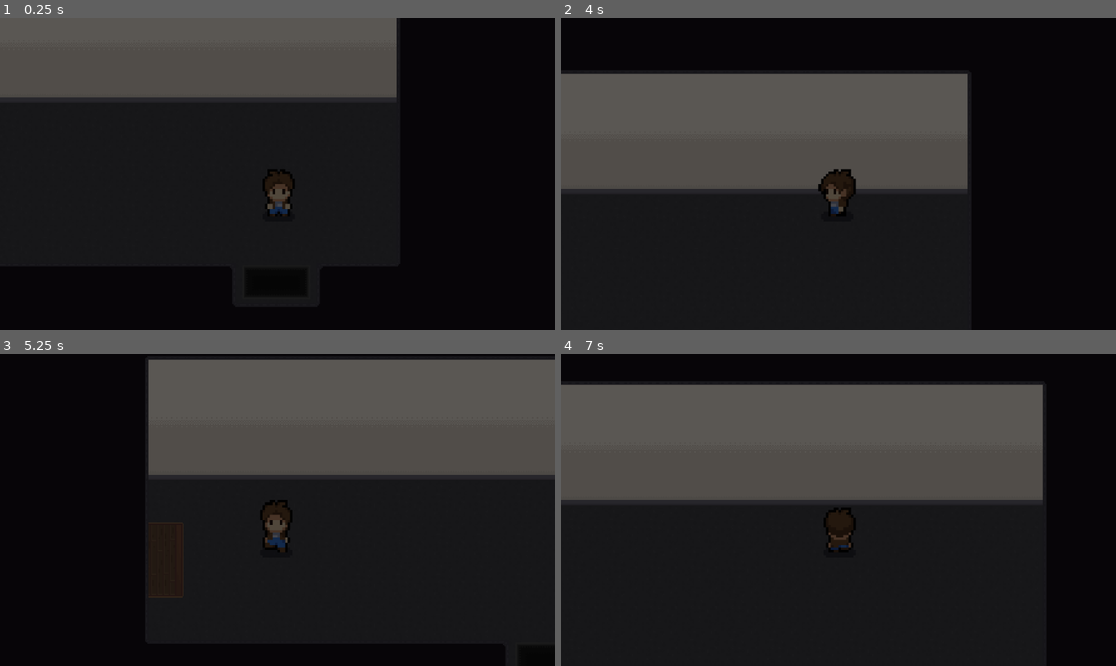
Above: before the commit, frames 1-4 (two rows, left to right).
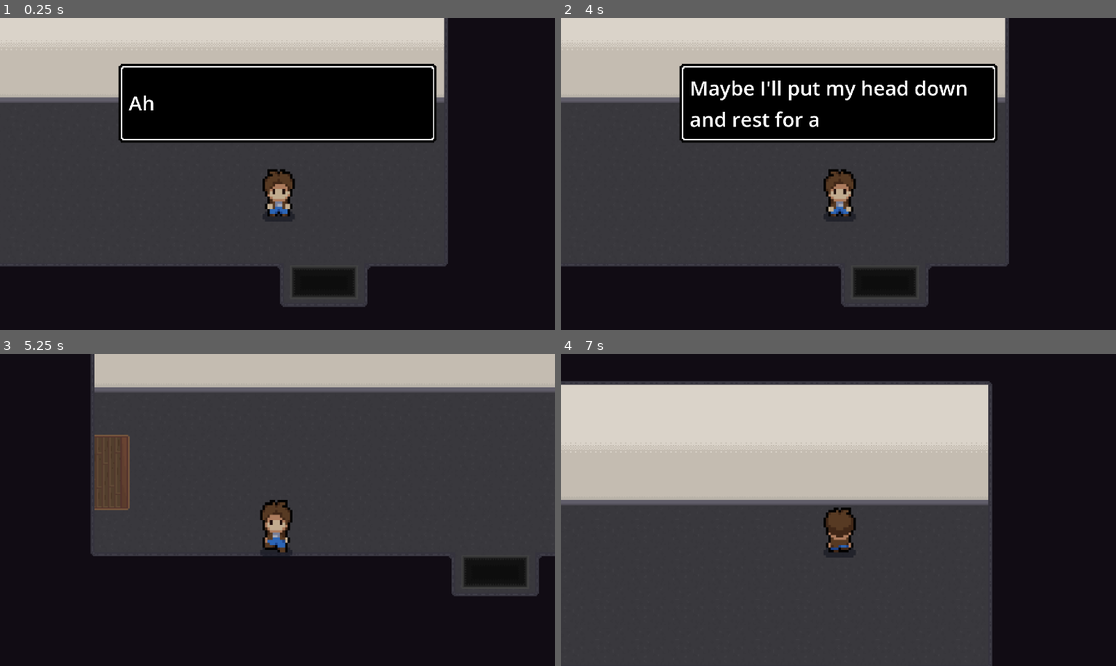
Above: after the commit, the same moments.

Repository: gogilbert/Clocking-out
Game: Godot game, scene res://scenes/break_room.tscn
Two runs of this game, one before a commit and one after it. Both use one fixed random seed, a clock stepped at 60 frames per second and the inputs below.
Inputs:
- Up to frame 1 (0.25 s): no input
- Up to frame 2 (4 s): tap Enter (advance_dialog, bound only after the commit) at 0.5, 0.8, 1.35, 2.3, 2.85, 3.8 s; hold Right (ui_right) 0.53-1.28 s; hold E (interact) 0.53-1.28 s; hold Down (ui_down) 1.28-2.03 s; tap E (interact) at 1.55, 3.05 s; hold Right (ui_right) 2.03-2.78 s; hold E (interact) 2.03-2.78 s; hold Up (ui_up) 2.78-3.53 s; hold Left (ui_left) from 3.53 s (still down); hold E (interact) from 3.53 s (still down)
- Up to frame 3 (5.25 s): release E (interact) at 4.28 s; tap Enter (advance_dialog, bound only after the commit) at 4.35 s; tap E (interact) at 4.55 s; release Left (ui_left) at 5.03 s; hold Down (ui_down) from 5.03 s (still down); hold E (interact) from 5.03 s (still down)
- Up to frame 4 (7 s): tap Enter (advance_dialog, bound only after the commit) at 5.3, 5.85, 6.8 s; release Down (ui_down) at 5.78 s; release E (interact) at 5.78 s; hold Right (ui_right) 5.78-6.53 s; tap E (interact) at 6.05 s; hold Up (ui_up) from 6.53 s (still down); hold E (interact) from 6.53 s (still down)

The runs differ from the first frame. In frame 1, 62% of the frame differs, in the area x 0-81%, y 0-93%; in frame 2, 53%; in frame 3, 43%; in frame 4, 74%, in the area x 0-87%, y 8-100%.

Commit message:
Implemented a dialog system

Diff:
--- a/project.godot
+++ b/project.godot
@@ -20,6 +20,7 @@
 Globalscript="*res://scripts/globalscript.gd"
 InteractionManager="*res://Interaction/InteractionManager.tscn"
 AudioController="*res://scenes/audio_controller.tscn"
+DialogManager="*res://scripts/DialogManager.gd"
 
 [display]
 
@@ -73,6 +74,11 @@
 "events": [Object(InputEventKey,"resource_local_to_scene":false,"resource_name":"","device":-1,"window_id":0,"alt_press …(192 unchanged characters)…
 ]
 }
+advance_dialog={
+"deadzone": 0.5,
+"events": [Object(InputEventKey,"resource_local_to_scene":false,"resource_name":"","device":-1,"window_id":0,"alt_pressed":false,"shift_pressed":false,"ctrl_pressed":false,"meta_pressed":false,"pressed":false,"keycode":0,"physical_keycode":4194309,"key_label":0,"unicode":0,"location":0,"echo":false,"script":null)
+]
+}
 
 [rendering]
 
--- /dev/null
+++ b/scenes/TextBox.tscn
@@ -0,0 +1,35 @@
+[gd_scene load_steps=3 format=3 uid="uid://dpkmx8two38q5"]
+
+[ext_resource type="Script" path="res://scripts/text_box.gd" id="1_o7f3u"]
+[ext_resource type="Texture2D" uid="uid://b77uhuemtcpsk" path="res://Sprites/Textbox.png" id="2_rwxp6"]
+
+[node name="TextBox" type="MarginContainer"]
+offset_right = 28.0
+offset_bottom = 28.0
+script = ExtResource("1_o7f3u")
+
+[node name="NinePatchRect" type="NinePatchRect" parent="."]
+layout_mode = 2
+texture = ExtResource("2_rwxp6")
+region_rect = Rect2(0, 0, 32, 32)
+patch_margin_left = 8
+patch_margin_top = 8
+patch_margin_right = 8
+patch_margin_bottom = 8
+
+[node name="MarginContainer" type="MarginContainer" parent="."]
+layout_mode = 2
+theme_override_constants/margin_left = 9
+theme_override_constants/margin_top = 9
+theme_override_constants/margin_right = 9
+theme_override_constants/margin_bottom = 9
+
+[node name="Label" type="Label" parent="MarginContainer"]
+layout_mode = 2
+theme_override_colors/font_color = Color(1, 1, 1, 1)
+vertical_alignment = 1
+
+[node name="LetterDisplayTimer" type="Timer" parent="."]
+one_shot = true
+
+[connection signal="timeout" from="LetterDisplayTimer" to="." method="_on_letter_display_timer_timeout"]
--- a/scenes/break_room.tscn
+++ b/scenes/break_room.tscn
@@ -216,7 +216,7 @@
 
 [node name="Player" parent="." instance=ExtResource("3_naadj")]
 z_index = 1
-position = Vector2(321, 153)
+position = Vector2(282.92, 153)
 
 [node name="StairsInteract" parent="." instance=ExtResource("4_y5boa")]
 z_index = 15
@@ -227,6 +227,18 @@
 position = Vector2(-0.999985, -0.999985)
 scale = Vector2(5.505, 5.505)
 shape = SubResource("RectangleShape2D_b3w3x")
+disabled = true
+
+[node name="SleepInteract" parent="." instance=ExtResource("4_y5boa")]
+z_index = 15
+position = Vector2(31, 160)
+action_name = "sleep"
+
+[node name="CollisionShape2D" type="CollisionShape2D" parent="SleepInteract"]
+position = Vector2(-0.999985, -0.999985)
+scale = Vector2(5.505, 5.505)
+shape = SubResource("RectangleShape2D_b3w3x")
+disabled = true
 
 [node name="AudioStreamPlayer" type="AudioStreamPlayer" parent="."]
 stream = ExtResource("6_hvntm")
@@ -234,9 +246,9 @@
 
 [node name="DarkerTint" type="ColorRect" parent="."]
 z_index = 2
-offset_left = 1138.0
+offset_left = 681.0
 offset_top = 547.0
-offset_right = 1339.0
+offset_right = 882.0
 offset_bottom = 654.0
 scale = Vector2(-6.765, -6.765)
-color = Color(0, 0, 0, 0.588235)
+color = Color(0, 0, 0, 0)
--- a/scenes/storeFloor.tscn
+++ b/scenes/storeFloor.tscn
@@ -1,14 +1,14 @@
-[gd_scene load_steps=14 format=4 uid="uid://jbge7wnxm21x"]
+[gd_scene load_steps=20 format=4 uid="uid://jbge7wnxm21x"]
 
 [ext_resource type="Script" path="res://scripts/storeFloor.gd" id="1_ufkm3"]
 [ext_resource type="Texture2D" uid="uid://bnrm515w0qaed" path="res://Placeholder Sprites/placeholdertileset.png" id="2_87avc"]
 [ext_resource type="Texture2D" uid="uid://dtwct7pg1hopp" path="res://Sprites/Grocery_Store_Tile_Map.png" id="2_avudr"]
 [ext_resource type="PackedScene" uid="uid://w6cigjklhxi4" path="res://scenes/player.tscn" id="3_8qdux"]
 [ext_resource type="PackedScene" uid="uid://p7s6p7twu46w" path="res://Interaction/Interaction area/interaction_area.tscn" id="4_qcwaf"]
+[ext_resource type="Script" path="res://scripts/item_interact.gd" id="5_d2t3p"]
+[ext_resource type="PackedScene" uid="uid://csw2yiahr5usn" path="res://scenes/enemy.tscn" id="6_8soyc"]
+[ext_resource type="Script" path="res://scripts/enemy_pathing.gd" id="6_fwjxu"]
 [ext_resource type="AudioStream" uid="uid://bgneuk0liiwgq" path="res://sfx/ambient light buzz sfx - reverb.mp3" id="6_rtdwq"]
-[ext_resource type="PackedScene" uid="uid://csw2yiahr5usn" path="res://scenes/enemy.tscn" id="6_8soyc"]
-[ext_resource type="Script" path="res://scenes/enemy_pathing.gd" id="6_fwjxu"]
-[ext_resource type="Script" path="res://scripts/item_interact.gd" id="5_d2t3p"]
 [ext_resource type="Script" path="res://inventory/inventory_item.gd" id="6_u73kj"]
 [ext_resource type="Texture2D" uid="uid://bl6egyvbhkd4m" path="res://Placeholder Sprites/invicons/ramen.png" id="7_x0154"]
 
--- /dev/null
+++ b/scripts/DialogManager.gd
@@ -0,0 +1,49 @@
+extends Node
+
+@onready var text_box_scene = preload("res://scenes/TextBox.tscn")
+
+var dialog_lines: Array[String] = []
+var current_line_index = 0
+
+var text_box
+var text_box_position: Vector2
+
+var is_dialog_active = false
+var can_advance_line = false
+
+func start_dialog(position: Vector2, lines: Array[String]):
+	if is_dialog_active:
+		return
+
+	dialog_lines = lines
+	text_box_position = position
+	_show_text_box()
+
+	is_dialog_active = true
+
+func _show_text_box():
+	text_box = text_box_scene.instantiate()
+	text_box.finished_displaying.connect(_on_text_box_finished_displaying)
+	get_tree().root.add_child(text_box)
+	text_box.global_position = text_box_position
+	text_box.display_text(dialog_lines[current_line_index])
+	can_advance_line = false
+
+func _on_text_box_finished_displaying():
+	can_advance_line = true
+
+func _unhandled_input(event: InputEvent) -> void:
+	if (
+		event.is_action_pressed("advance_dialog") &&
+		is_dialog_active &&
+		can_advance_line
+	):
+		text_box.queue_free()
+
+		current_line_index += 1
+		if current_line_index >= dialog_lines.size():
+			is_dialog_active = false
+			current_line_index = 0
+			return
+
+		_show_text_box()
--- a/scripts/back_room.gd
+++ b/scripts/back_room.gd
@@ -25,6 +25,7 @@
 			$Player.position.x = 148
 			$Player.position.y = 75
 
+
 func _on_interact_doorL():
 	Globalscript.transition_scene = true
 	Globalscript.from_scene = "doorL"
--- a/scripts/break_room.gd
+++ b/scripts/break_room.gd
@@ -1,12 +1,28 @@
 extends Node2D
 
 @onready var stairs: InteractionArea = $StairsInteract
+@onready var SleepInteract: InteractionArea = $SleepInteract
+
+const introLines: Array[String] = [
+	"Ah, only 20 minutes till my bus arrives",
+	"Maybe I'll put my head down and rest for a bit"
+]
+
+const wakeUpLines: Array[String] = [
+	"Wait, what time is it!",
+	"11:30?!?! I gotta get home!"
+]
 
 func _process(delta):
+	if Globalscript.currentState == 0:
+		DialogManager.start_dialog($Player.position, introLines)
+		Globalscript.currentState = 1
+		$SleepInteract/CollisionShape2D.disabled = false
 	change_scene()
 
 func _ready():
 	stairs.interact = Callable(self, "_on_interact_stairs")
+	SleepInteract.interact = Callable(self, "_on_interact_sleep")
 
 	#Chooses where to spawn player based on what scene they come from
 	match Globalscript.from_scene:
@@ -14,10 +30,21 @@
 			$Player.position.x = 321
 			$Player.position.y = 153
 
+func _on_interact_sleep():
+	$StairsInteract/CollisionShape2D.disabled = false
+	$SleepInteract/CollisionShape2D.disabled = true
+	$DarkerTint.color = Color(0, 0, 0, 1)
+	await get_tree().create_timer(2).timeout
+	$DarkerTint.color = Color(0, 0, 0, 0.59)
+	Globalscript.currentState = 2
+
+	await get_tree().create_timer(1).timeout
+	DialogManager.start_dialog($Player.position, wakeUpLines)
 
 func _on_interact_stairs():
 	Globalscript.transition_scene = true
 	Globalscript.from_scene = "stairs"
+
 
 func change_scene():
 	if Globalscript.transition_scene == true:
--- a/scripts/globalscript.gd
+++ b/scripts/globalscript.gd
@@ -6,6 +6,8 @@
 
 var enemy_chasing = false
 var enemy_prevPosition = null
+
+var currentState = 0
 
 func changeScene():
 	if transition_scene == true:
--- a/scripts/player.gd
+++ b/scripts/player.gd
@@ -45,57 +45,57 @@
 					animNode.play("walk_down")
 
 func player_movement(delta: float):
+	if !DialogManager.is_dialog_active:
+		# Determines the movement action of the player
+		if Input.is_action_pressed("ui_right"):
+			if not $WalkNoise.is_playing():
+				$WalkNoise.play()
+			velocity.x = speed
+			velocity.y = 0
 
-	# Determines the movement action of the player
-	if Input.is_action_pressed("ui_right"):
-		if not $WalkNoise.is_playing():
-			$WalkNoise.play()
-		velocity.x = speed
-		velocity.y = 0
+			# Setting up the variables so the right animation is selected
+			facingDir = dirs.RIGHT
+			setAnim(1);
 
-		# Setting up the variables so the right animation is selected
-		facingDir = dirs.RIGHT
-		setAnim(1);
+		elif Input.is_action_pressed("ui_left"):
+			if not $WalkNoise.is_playing():
+				$WalkNoise.play()
+			velocity.x = -speed
+			velocity.y = 0
 
-	elif Input.is_action_pressed("ui_left"):
-		if not $WalkNoise.is_playing():
-			$WalkNoise.play()
-		velocity.x = -speed
-		velocity.y = 0
+			# Setting up the variables so the right animation is selected
+			facingDir = dirs.LEFT
+			setAnim(1);
 
-		# Setting up the variables so the right animation is selected
-		facingDir = dirs.LEFT
-		setAnim(1);
+		elif Input.is_action_pressed("ui_up"):
+			if not $WalkNoise.is_playing():
+				$WalkNoise.play()
+			velocity.x = 0
+			velocity.y = -speed
 
-	elif Input.is_action_pressed("ui_up"):
-		if not $WalkNoise.is_playing():
-			$WalkNoise.play()
-		velocity.x = 0
-		velocity.y = -speed
+			# Setting up the variables so the right animation is selected
+			facingDir = dirs.UP
+			setAnim(1);
 
-		# Setting up the variables so the right animation is selected
-		facingDir = dirs.UP
-		setAnim(1);
+		elif Input.is_action_pressed("ui_down"):
+			if not $WalkNoise.is_playing():
+				$WalkNoise.play()
+			velocity.x = 0
+			velocity.y = speed
 
-	elif Input.is_action_pressed("ui_down"):
-		if not $WalkNoise.is_playing():
-			$WalkNoise.play()
-		velocity.x = 0
-		velocity.y = speed
+			# Setting up the variables so the right animation is selected
+			facingDir = dirs.DOWN
+			setAnim(1);
 
-		# Setting up the variables so the right animation is selected
-		facingDir = dirs.DOWN
-		setAnim(1);
+		else:
+			if $WalkNoise.is_playing():
+				$WalkNoise.stop()
+			velocity.x = 0
+			velocity.y = 0
+			setAnim(0);
 
-	else:
-		if $WalkNoise.is_playing():
-			$WalkNoise.stop()
-		velocity.x = 0
-		velocity.y = 0
-		setAnim(0);
-
-	# Moves the player based off of the new velocity values you've set
-	move_and_slide()
+		# Moves the player based off of the new velocity values you've set
+		move_and_slide()
 
 func collect(item):
 	inv.insert(item)
--- /dev/null
+++ b/scripts/text_box.gd
@@ -0,0 +1,53 @@
+extends MarginContainer
+
+@onready var label = $MarginContainer/Label
+@onready var timer = $LetterDisplayTimer
+
+const MAX_WIDTH = 256
+
+var text = ""
+var letter_index = 0
+
+var letter_time = 0.03
+var space_time = 0.06
+var punctiation_time = 0.2
+
+signal finished_displaying()
+
+func display_text(text_to_display: String):
+	text = text_to_display
+	label.text = text_to_display
+
+	await resized
+	custom_minimum_size.x = min(size.x, MAX_WIDTH)
+
+	if size.x > MAX_WIDTH:
+		label.autowrap_mode = TextServer.AUTOWRAP_WORD
+		await resized
+		await resized
+		custom_minimum_size.y = size.y
+
+	global_position.x -= size.x / 2
+	global_position.y -= size.y + 24
+
+	label.text = ""
+	_display_letter()
+
+func _display_letter():
+	label.text += text[letter_index]
+
+	letter_index += 1
+	if letter_index >= text.length():
+		finished_displaying.emit()
+		return
+
+	match text[letter_index]:
+		"!", ".", ",", "?":
+			timer.start(punctiation_time)
+		" ":
+			timer.start(space_time)
+		_:
+			timer.start(letter_time)
+
+func _on_letter_display_timer_timeout() -> void:
+	_display_letter()
Binary file added: Sprites/Textbox.png
Not shown, added: Sprites/Textbox.png.import
Not shown: 1 places in scenes/player.tscn that only renumber resources
Renamed: scenes/enemy_pathing.gd -> scripts/enemy_pathing.gd
